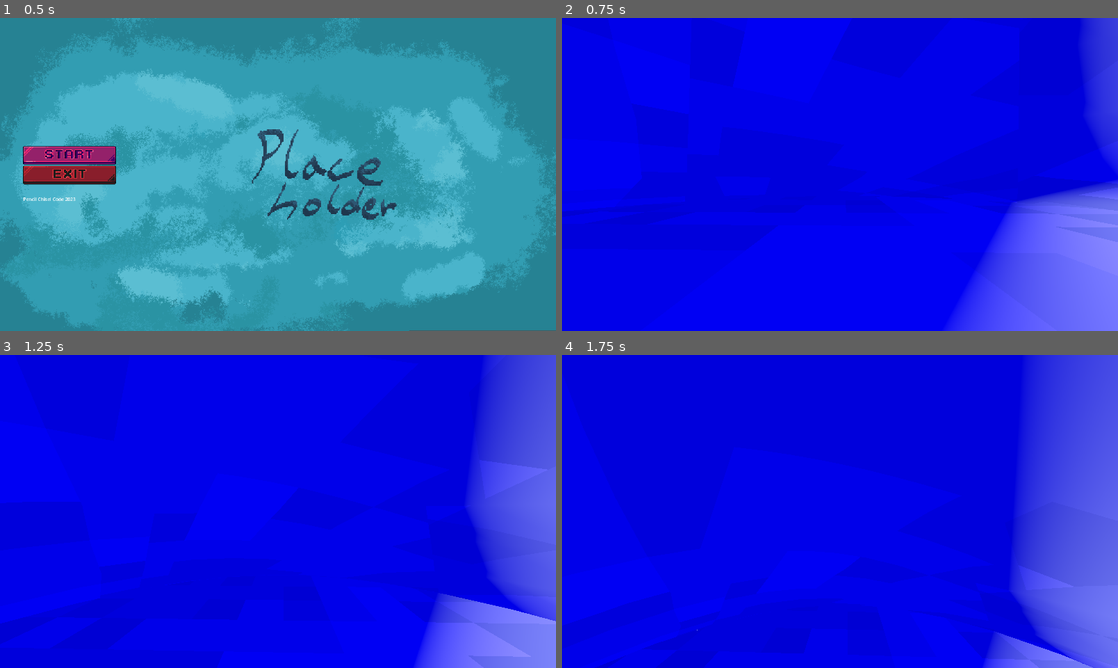
Above: before the commit, frames 1-4 (two rows, left to right).
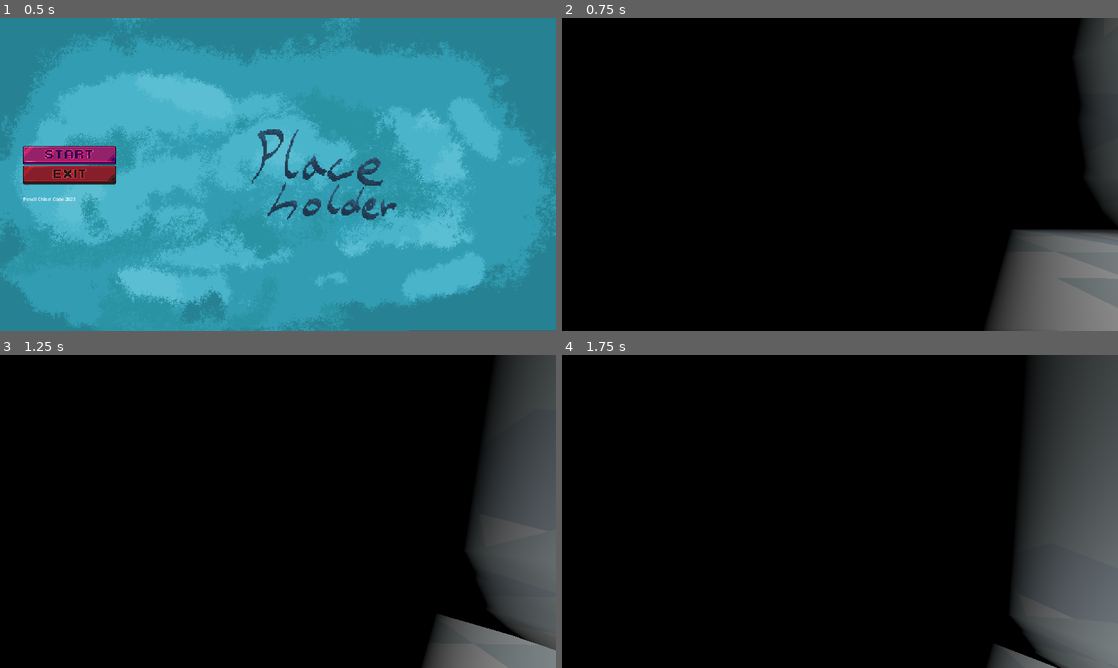
Above: after the commit, the same moments.

Repository: CodingBigTime/pencil-chisel-code-2023
Game: Godot game, scene res://scenes/main_menu.tscn
Two runs of this game, one before a commit and one after it. Both use one fixed random seed, a clock stepped at 60 frames per second and the inputs below. The engine's default icon, where the game draws it, is replaced by a stand-in: a white triangle on a blue panel in a dark square.
Inputs (mouse positions are in pixels of both pictures, inside the frame that each line leads up to):
- Up to frame 1 (0.5 s): no input
- Up to frame 2 (0.75 s): click (628, 155) at 0.5 s
- Up to frame 3 (1.25 s): no input
- Up to frame 4 (1.75 s): tap Enter (ui_accept) at 1.25, 1.52 s; hold D (right) from 1.28 s (still down)

Frame 1 is identical in both runs. In frame 2, 100% of the frame differs, in the area x 0-100%, y 0-100%; in frame 3, 100%; in frame 4, 100%.

Commit message:
Fix world environment

Diff:
--- a/scenes/MainMenu.gd
+++ b/scenes/MainMenu.gd
@@ -6,7 +6,7 @@
 
 
 func _on_start_button_pressed():
-	get_tree().change_scene_to_file("res://scenes/node_3d.tscn")
+	get_tree().change_scene_to_file("res://scenes/main.tscn")
 
 
 func _on_exit_button_pressed():
--- a/scenes/node_3d.tscn
+++ /dev/null
@@ -1,29 +0,0 @@
-[gd_scene load_steps=5 format=3 uid="uid://pwdebbv58jge"]
-
-[ext_resource type="Script" path="res://scenes/Camera3D.gd" id="2_1sink"]
-[ext_resource type="PackedScene" uid="uid://cup6i73gp2txa" path="res://actors/player.tscn" id="2_avqwy"]
-[ext_resource type="PackedScene" uid="uid://w8bd5n1p2168" path="res://objects/mountain.tscn" id="2_scjnr"]
-
-[sub_resource type="Environment" id="Environment_1vc34"]
-background_mode = 1
-background_color = Color(0, 0, 0.956863, 1)
-
-[node name="Node3D" type="Node3D"]
-
-[node name="player" parent="." instance=ExtResource("2_avqwy")]
-transform = Transform3D(1, 0, 0, 0, 1, 0, 0, 0, 1, 18.343, 145.836, 9.21762)
-
-[node name="Camera3D" type="Camera3D" parent="."]
-script = ExtResource("2_1sink")
-
-[node name="mountain" parent="." instance=ExtResource("2_scjnr")]
-transform = Transform3D(20, 0, 0, 0, 10, 0, 0, 0, 20, 0, 0, 0)
-
-[node name="DirectionalLight3D" type="DirectionalLight3D" parent="."]
-transform = Transform3D(0.36272, 0.0504455, -0.930532, 0.0778524, 0.993403, 0.0842005, 0.928641, -0.102985, 0.3564, -49.1771, 28.3303, 15.5855)
-
-[node name="mountain2" parent="." instance=ExtResource("2_scjnr")]
-transform = Transform3D(-2, 3.01992e-07, 0, -3.01992e-07, -2, 0, 0, 0, 2, 5.31634, 170.221, 0.161701)
-
-[node name="WorldEnvironment" type="WorldEnvironment" parent="."]
-environment = SubResource("Environment_1vc34")
Not shown: 1 places in scenes/main.tscn that only renumber resources
